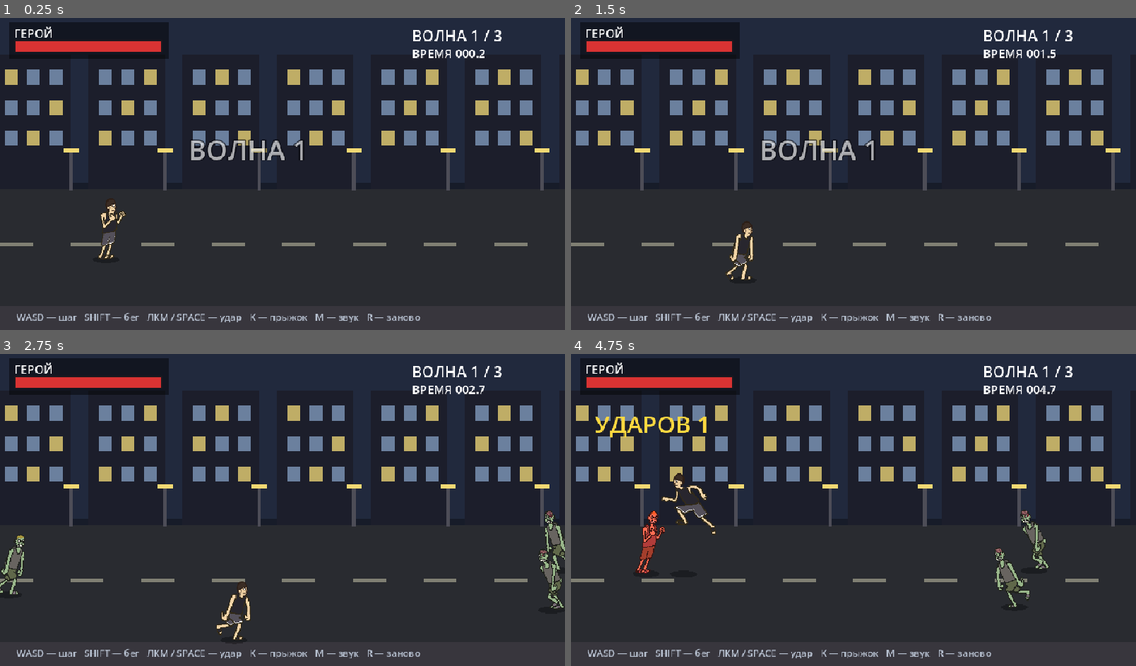
Above: before the commit, frames 1-4 (two rows, left to right).
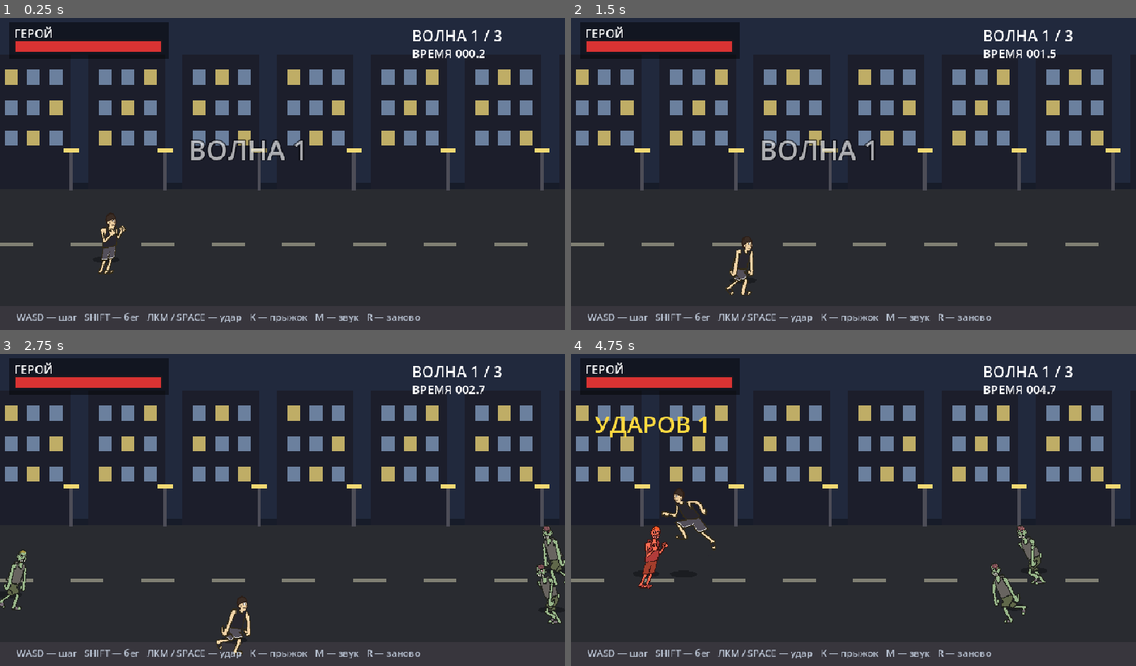
Above: after the commit, the same moments.

Repository: Kirtus228/zombie-beat
Game: Godot game, scene res://main.tscn
The game is run twice, just before and just after one commit, with the same random seed, the same clock (stepped at 60 frames per second) and the same inputs. Sound files missing from this copy of the repository are replaced by a short silence.
Inputs (mouse positions are in pixels of both pictures, inside the frame that each line leads up to):
- Up to frame 1 (0.25 s): no input
- Up to frame 2 (1.5 s): tap Enter at 0.5 s; move the mouse to (977, 155) at 0.52 s; hold D (move_right) 0.53-1.28 s; click (977, 155) at 0.6 s; tap K (jump) at 0.77 s; move the mouse to (740, 186) at 1.27 s; hold S (move_down) from 1.28 s (still down); tap Shift (run) at 1.35 s
- Up to frame 3 (2.75 s): tap K (jump) at 1.52 s; move the mouse to (339, 438) at 2.02 s; release S (move_down) at 2.03 s; hold D (move_right) from 2.03 s (still down); tap Space at 2.1 s
- Up to frame 4 (4.75 s): move the mouse to (825, 572) at 2.77 s; release D (move_right) at 2.78 s; hold W (move_up) 2.78-3.53 s; click (825, 572) at 2.85 s; tap K (jump) at 3.02, 3.77, 4.52 s; move the mouse to (1023, 553) at 3.52 s; hold Shift (run) 3.53-4.28 s; hold A (move_left) from 3.53 s (still down); move the mouse to (684, 460) at 4.27 s; tap Space at 4.35 s

The runs differ from the first frame. In frame 1, 0.4% of the frame differs, in the area x 17-23%, y 57-82%; in frame 2, 0.5%; in frame 3, 1.7%; in frame 4, 2.2%, in the area x 11-85%, y 38-87%.

Commit message:
zombies: rotate around the feet, not the sprite centre - tilt no longer lifts him off the ground

Diff:
--- a/scripts/fighter.gd
+++ b/scripts/fighter.gd
@@ -77,8 +77,12 @@
 	body.sprite_frames = _build_frames()
 	body.scale = Vector2(SPRITE_SCALE, SPRITE_SCALE)
 	body.centered = true
-	body.offset = Vector2(0, 0)
-	body.position = Vector2(0, -CELL_FEET * SPRITE_SCALE)
+	# Точка вращения — СТУПНИ, а не центр кадра: иначе при наклоне корпуса
+	# (сутулость, замах, свал в ударе) ноги уезжали с линии земли и зомби
+	# выглядел так, будто бьёт в воздухе / подпрыгивает (замечание Кирилла 21.11).
+	# Смещение offset поднимает текстуру так же, как раньше, но крутим вокруг ног.
+	body.offset = Vector2(0, -CELL_FEET * SPRITE_SCALE)
+	body.position = Vector2.ZERO
 	add_child(body)
 	_sync()
 
@@ -261,7 +265,7 @@
 			lunge = Z_LUNGE * (1.0 - smoothstep(reach, 1.0, k))
 		lunge *= float(facing)
 	if body:
-		body.position = Vector2(lunge + sway, -CELL_FEET * SPRITE_SCALE - lift)
+		body.position = Vector2(lunge + sway, -lift)
 	if state == "z_atk":
 		if t > Z_ATK_HOLD:
 			set_state("idle")
Not shown, added: assets/zombie/_rig_body.png.import
Not shown, changed: docs/version.txt
Not shown, changed: docs/index.pck
